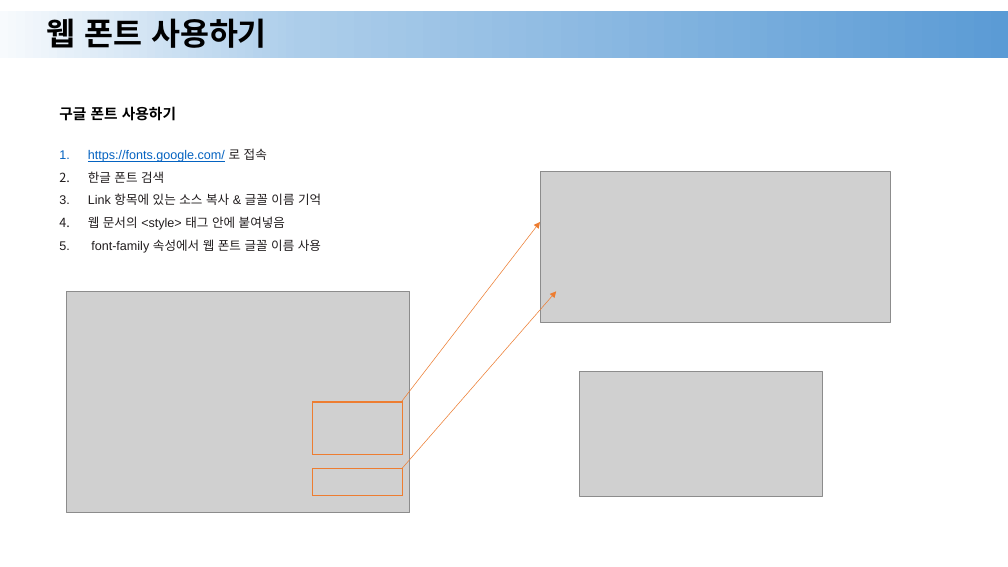
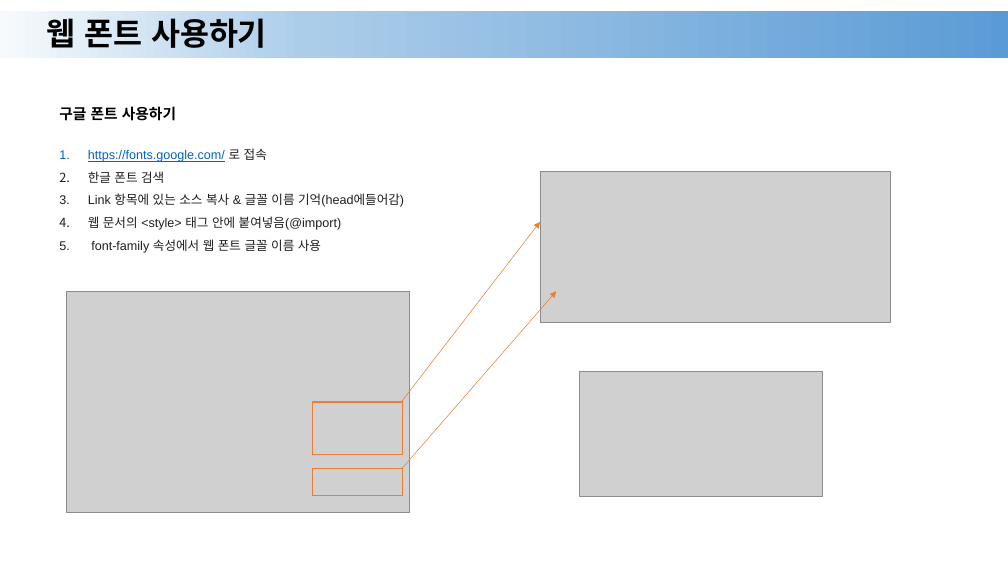
Before and after one commit to Nangnaa/html-css-javascript, a slide deck: slide 5 of HTML/ppt/07.pptx. Drawn at 1008x567 pixels with LibreOffice and Linux fonts; fonts in the diff are those of the drawing; grey boxes stand for pictures. Boxes give left, top, right and bottom in pixels: in the first picture for what was removed or moved away, otherwise in the second. Text is boxed around its words. In the diff, an @@ line names an element or a change of style, - is before the commit and + after.

```diff
--- a/HTML/ppt/07.pptx
+++ b/HTML/ppt/07.pptx
@@ text at box(88, 193, 404, 230): text changed @@
-3. Link 항목에 있는 소스 복사 & 글꼴 이름 기억
-4. 웹 문서의 <style> 태그 안에 붙여넣음
+3. Link 항목에 있는 소스 복사 & 글꼴 이름 기억(head에들어감)
+4. 웹 문서의 <style> 태그 안에 붙여넣음(@import)
```
Also in this commit, not shown: 2 other slides changed, 8 other files.
